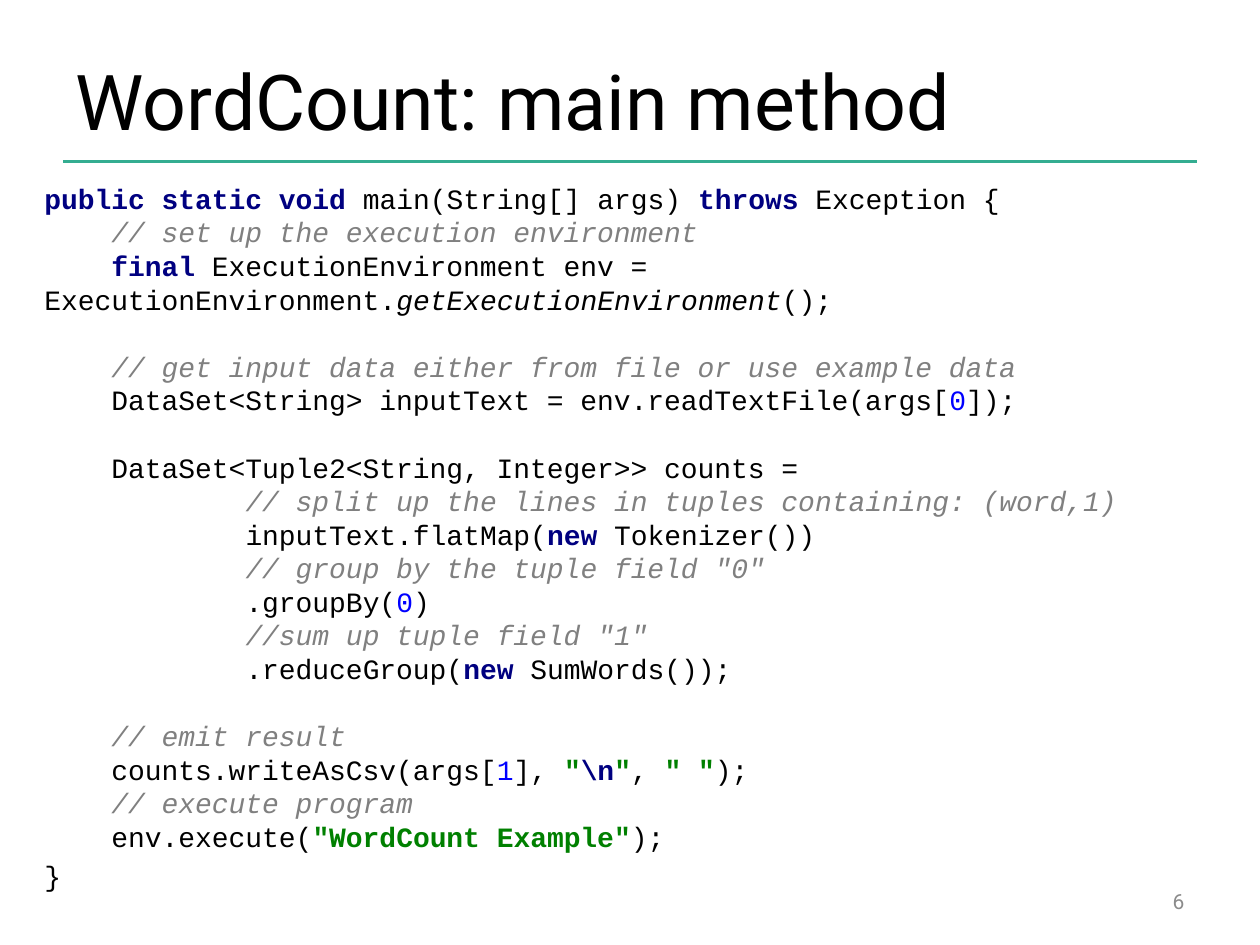
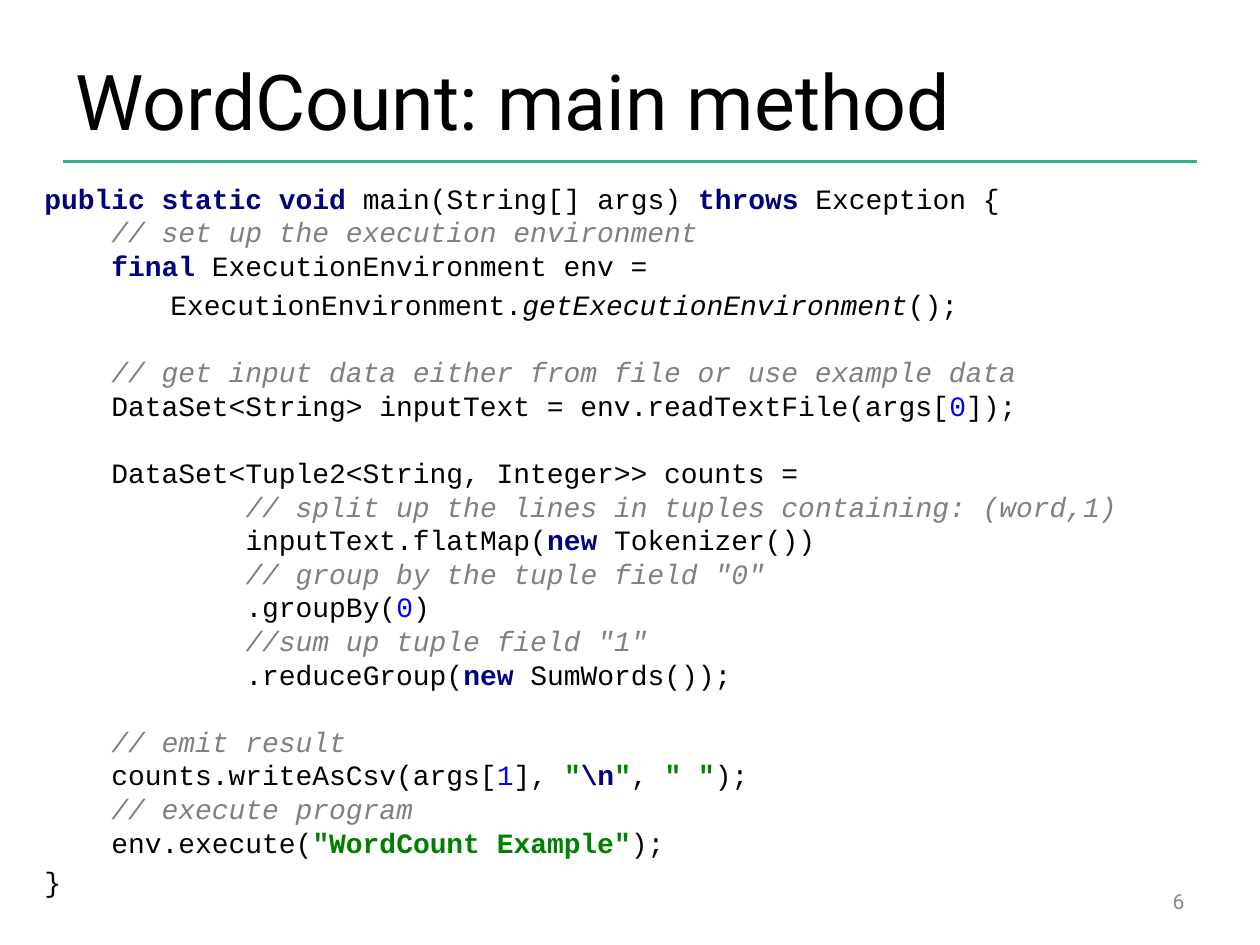
Before and after one commit to dataArtisans/flink-training-web, a slide deck: slide 6 of slides/flink_batch_basics.pptx. Drawn at 1260x945 pixels with LibreOffice and Linux fonts; fonts in the diff are those of the drawing; background and template pictures are left out. Boxes give left, top, right and bottom in pixels: in the first picture for what was removed or moved away, otherwise in the second. Text is boxed around its words. In the diff, an @@ line names an element or a change of style, - is before the commit and + after.

```diff
--- a/slides/flink_batch_basics.pptx
+++ b/slides/flink_batch_basics.pptx
@@ text at (x1=44, y1=189, x2=1117, y2=859): text changed @@
-public static void main(String[] args) throws Exception {
-// set up the execution environment
-final ExecutionEnvironment env = ExecutionEnvironment.getExecutionEnvironment();
-// get input data either from file or use example data
-DataSet<String> inputText = env.readTextFile(args[0]);
-DataSet<Tuple2<String, Integer>> counts =
-// split up the lines in tuples containing: (word,1)
-inputText.flatMap(new Tokenizer())
-// group by the tuple field "0"
-.groupBy(0)
-//sum up tuple field "1"
-.reduceGroup(new SumWords());
-// emit result
-counts.writeAsCsv(args[1], "\n", " ");
-// execute program
-env.execute("WordCount Example");
+public static void main(String[] args) throws Exception {
+// set up the execution environment
+final ExecutionEnvironment env =
+ExecutionEnvironment.getExecutionEnvironment();
+// get input data either from file or use example data
+DataSet<String> inputText = env.readTextFile(args[0]);
+DataSet<Tuple2<String, Integer>> counts =
+// split up the lines in tuples containing: (word,1)
+inputText.flatMap(new Tokenizer())
+// group by the tuple field "0"
+.groupBy(0)
+//sum up tuple field "1"
+.reduceGroup(new SumWords());
+// emit result
+counts.writeAsCsv(args[1], "\n", " ");
+// execute program
+env.execute("WordCount Example");
```
Also in this commit, not shown: 7 other slides changed.
